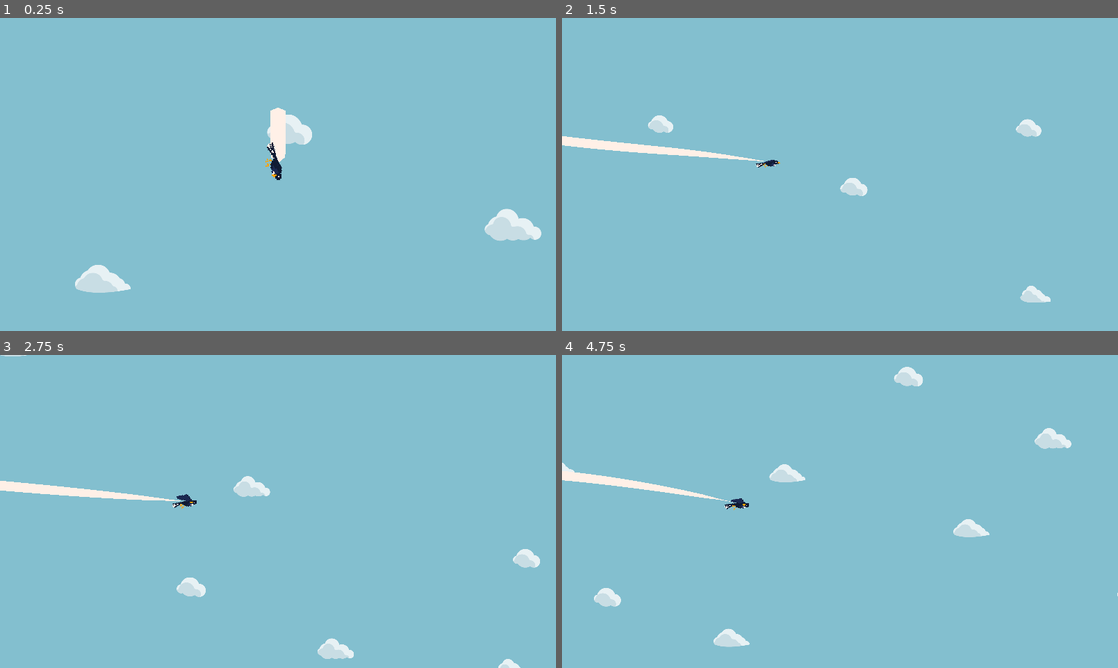
Above: before the commit, frames 1-4 (two rows, left to right).
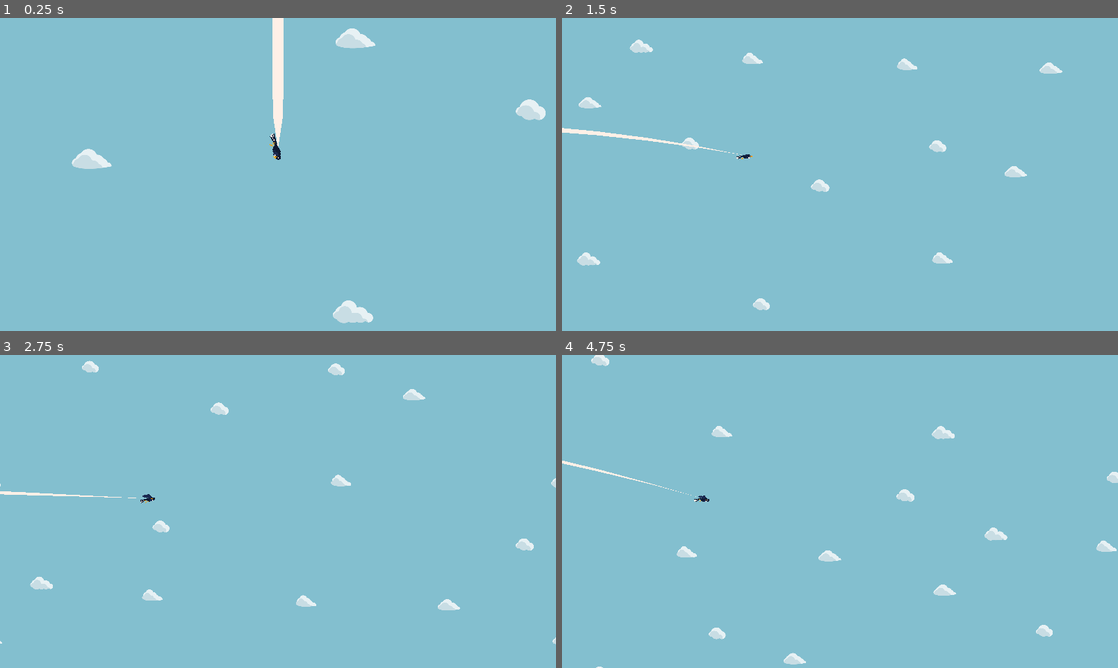
Above: after the commit, the same moments.

Repository: CIOSAI/birb-thing
Game: Godot game, scene res://Scenes/World.tscn
The game is run twice, just before and just after one commit, with the same random seed, the same clock (stepped at 60 frames per second) and the same inputs. The engine's default icon, where the game draws it, is replaced by a stand-in: a white triangle on a blue panel in a dark square.
Inputs:
- Up to frame 1 (0.25 s): no input
- Up to frame 2 (1.5 s): hold Z (Up) 0.53-1.28 s; hold D (Right) from 0.53 s (still down); tap Z (Up) at 1.35 s
- Up to frame 3 (2.75 s): tap Z (Up) at 1.52, 1.82 s; release D (Right) at 2.03 s; hold A (Left) from 2.03 s (still down); hold Z (Up) from 2.03 s (still down)
- Up to frame 4 (4.75 s): release A (Left) at 2.78 s; release Z (Up) at 2.78 s; hold D (Right) 2.78-4.28 s; tap Z (Up) at 2.85, 3.02, 3.32, 4.35, 4.52 s; hold Z (Up) 3.53-4.28 s; hold A (Left) from 4.28 s (still down)

The runs differ from the first frame. In frame 1, 3.8% of the frame differs, in the area x 12-99%, y 0-98%; in frame 2, 3.0%; in frame 3, 3.0%; in frame 4, 3.4%.

Commit message:
glide

Diff:
--- a/Scenes/Player.tscn
+++ b/Scenes/Player.tscn
@@ -18,14 +18,14 @@
 
 [node name="PlayerMovement" parent="." instance=ExtResource( 1 )]
 ground_friction = 0.381
-hori_friction = 0.012
+hori_friction = 0.018
 jump_halt = Vector2( 1, 0.4 )
 accel = 2800.0
 flapforce = 4800.0
-gravity = 200.0
-air_friction = 0.099
-glide_amp = 0.4
-glide_conversion_rate = 0.232
+gravity = 1200.0
+air_friction = 0.061
+glide_amp = 0.1
+glide_conversion_rate = 0.488
 dive_amp = 8.0
 body_path = NodePath("..")
 flap_facing_n = 6.0
--- a/Scripts/Player.gd
+++ b/Scripts/Player.gd
@@ -23,7 +23,7 @@
 		display.FACING.LEFT
 	)
 	display.set_heading(-movement.vel)
-	display.wing_open(movement.is_glide_dive_held()&&movement.glide_dive)
+	display.wing_open(movement.glide_dive)
 	display.set_feet(clamp(get_speed()*2.0, 0.0, 1.0))
 	display.set_tail_dir(-prev_vel)
 	prev_vel = lerp(prev_vel, movement.vel, tail_lerp)
--- a/Scripts/PlayerMovement.gd
+++ b/Scripts/PlayerMovement.gd
@@ -63,27 +63,18 @@
 		if vel.y<0:
 			vel *= jump_halt
 
-#	print(vel.normalized().dot(Vector2.UP))
+func vert_fric():
+	if Input.is_action_pressed("Up"):
+		glide_dive = true
+	else:
+		glide_dive = false
 
-func vert_fric():
-	if Input.is_action_just_pressed("Up"):
-		glide_dive = true
-		air_friction_scale = glide_amp
-	if Input.is_action_just_pressed("Down"):
-		glide_dive = false
-		air_friction_scale = dive_amp
-	if Input.is_action_just_released("Up")&&glide_dive:
-		air_friction_scale = 1.0
-	if Input.is_action_just_released("Down")&&(!glide_dive):
-		air_friction_scale = 1.0
-
-func is_glide_dive_held():
-	return air_friction_scale != 1.0
+	air_friction_scale = glide_amp if glide_dive else 1.0
 
 func fall():
 	vert_fric()
 
-	if Input.is_action_pressed("Up")&&glide_dive:
+	if Input.is_action_pressed("Up"):
 		vel.x += sign(vel.x+0.0001)*max(vel.y, 0.0)*glide_conversion_rate
 
 	vel.y+=gravity
